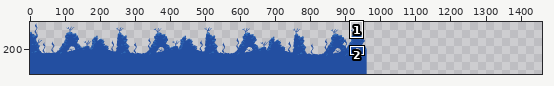
A pixel-art file gets an edit: NeverShallWeDie/Assets/Sprites/Background/StrangeTemple/BG_StrangeTemple02.aseprite. Above, an overview of the earlier version with the close-up marked.
Close-up. Before the commit:
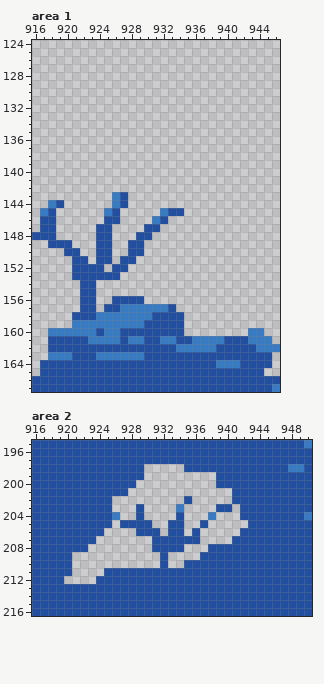
960x272 pixels, 1 frame. Colours within 5 levels of each other are drawn and written as one. Shown: area 1: x 916..946, y 124..167; area 2: x 916..950, y 195..216. The old version is drawn lined up with the new one, on the new canvas. The wide view leaves out empty margins. The commit also changed other parts of the picture, which this record leaves out.
After the commit:
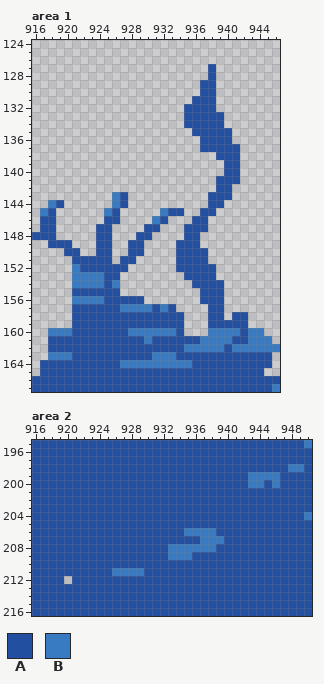
Palette (. is transparent): A #234fa1  B #387bc2
Difference:
canvas 960x272 -> 1460x272
--- area 1
@@ x 916..946 @@
 126 ...............................
-127 ...............................
-128 ...............................
-129 ...............................
-130 ...............................
-131 ...............................
-132 ...............................
-133 ...............................
-134 ...............................
-135 ...............................
-136 ...............................
-137 ...............................
-138 ...............................
-139 ...............................
-140 ...............................
-141 ...............................
-142 ...............................
-143 ..........BA...................
-144 ..BA......BA...................
-145 .BA......BA.....BAA............
-146 .AA......AA....BA..............
-147 .AA.....AA....AA...............
-148 AAA.....AA...AA................
-149 ..AAA...AA..AA.................
-150 ....AA..AA..AA.................
-151 .....AA.AA.AA..................
-152 .....AAAA.AA...................
-153 .....AAAAAA....................
-154 ......AA.......................
-155 ......AA.......................
-156 ......AA..AAAA.................
-157 ......AA.AABBBBBBA.............
-158 .....AAABBBBBBBAAAA............
-159 .....BBBBBBBBBAAAAA............
-160 ..BBBBBBABBAAAAAAAA........BB..
-161 ..AAAAABBBBABBAABBAABBBBAAABBB.
-162 ..AAAAAAAAAAAAAAAABBBBBAAAAABBB
-163 ..BBBAAABBBBBBAAAAAAAAAAAAAAAA.
-164 .AAAAAAAAAAAAAAAAAAAAAABBBAAAA.
+127 ......................A........
+128 ......................A........
+129 .....................AA........
+130 .....................AA........
+131 ....................AAA........
+132 ...................AAAA........
+133 ...................AAAAA.......
+134 ...................AAAAA.......
+135 ....................AAAAA......
+136 .....................AAAA......
+137 .....................AAAAA.....
+138 .......................AAA.....
+139 ........................AA.....
+140 ........................AA.....
+141 .......................AAA.....
+142 .......................AA......
+143 ..........BA..........AAA......
+144 ..BA......BA..........AA.......
+145 .BA......BA.....BAA..AA........
+146 .AA......AA....BA...AA.........
+147 .AA.....AA....AA...AAA.........
+148 AAA.....AA...AA....AA..........
+149 ..AAA...AA..AA....AAA..........
+150 ....AA..AA..AA....AAAA.........
+151 .....AAAAA.AA.....AAAA.........
+152 .....BAAAAAA......AAAAA........
+153 .....BBBBAA........AAAA........
+154 .....BBBBAB.........AAAA.......
+155 .....AAAAAA..........AAA.......
+156 .....BBBBAAAAA.......AAA.......
+157 .....AAAAAABBBBABA....AA.......
+158 .....AAAAAAAAAAAAAA...AA.AA....
+159 .....AAAAAAAAAAAAAA...AAAAA....
+160 ..BBBAAAAAAABBBBBBA...BBBBABB..
+161 ..AAAAAAAAAAAABAAAAAABBBBAABBB.
+162 ..AAAAAAAAAAAAAAAAABBBBBABBBBBB
+163 ..BBBAAAAAAAAAABBBAAAAAAAAAAAA.
+164 .AAAAAAAAAABBBBBBBBBAAAAAAAAAA.
 165 .AAAAAAAAAAAAAAAAAAAAAAAAAAAA..
--- area 2
@@ x 916..950 @@
 197 AAAAAAAAAAAAAAAAAAAAAAAAAAAAAAAAAAA
-198 AAAAAAAAAAAAAA.....AAAAAAAAAAAAABBA
-199 AAAAAAAAAAAAAA.........AAAAAAAAAAAA
-200 AAAAAAAAAAAAA..........AAAAAAAAAAAA
-201 AAAAAAAAAAAA.............AAAAAAAAAA
-202 AAAAAAAAAA.........A.....AAAAAAAAAA
-203 AAAAAAAAAA...A....B....AA.AAAAAAAAA
-204 AAAAAAAAAAB..A....A...B...AAAAAAAAB
-205 AAAAAAAAAA.AAAA..AA..A.....AAAAAAAA
-206 AAAAAAAAA....AAA.AA.A.....AAAAAAAAA
-207 AAAAAAAA.......AAAAAA....AAAAAAAAAA
-208 AAAAAAA........AAAA...AAAAAAAAAAAAA
-209 AAAAA...........A....AAAAAAAAAAAAAA
-210 AAAAA...........A..AAAAAAAAAAAAAAAA
-211 AAAAA....AAAAAAAAAAAAAAAAAAAAAAAAAA
-212 AAAA....AAAAAAAAAAAAAAAAAAAAAAAAAAA
+198 AAAAAAAAAAAAAAAAAAAAAAAAAAAAAAAABBA
+199 AAAAAAAAAAAAAAAAAAAAAAAAAAABBBBAAAA
+200 AAAAAAAAAAAAAAAAAAAAAAAAAAABBABAAAA
+201 AAAAAAAAAAAAAAAAAAAAAAAAAAAAAAAAAAA
+202 AAAAAAAAAAAAAAAAAAAAAAAAAAAAAAAAAAA
+203 AAAAAAAAAAAAAAAAAAAAAAAAAAAAAAAAAAA
+204 AAAAAAAAAAAAAAAAAAAAAAAAAAAAAAAAAAB
+205 AAAAAAAAAAAAAAAAAAAAAAAAAAAAAAAAAAA
+206 AAAAAAAAAAAAAAAAAAABBBBAAAAAAAAAAAA
+207 AAAAAAAAAAAAAAAAAAAAABBBAAAAAAAAAAA
+208 AAAAAAAAAAAAAAAAABBBBBBAAAAAAAAAAAA
+209 AAAAAAAAAAAAAAAAABBBAAAAAAAAAAAAAAA
+210 AAAAAAAAAAAAAAAAAAAAAAAAAAAAAAAAAAA
+211 AAAAAAAAAABBBBAAAAAAAAAAAAAAAAAAAAA
+212 AAAA.AAAAAAAAAAAAAAAAAAAAAAAAAAAAAA
 213 AAAAAAAAAAAAAAAAAAAAAAAAAAAAAAAAAAA
Pixel boxes of the changes (left, top, right, bottom) in both close-ups:
changed: (72, 64, 256, 368)
changed: (72, 464, 280, 584)
